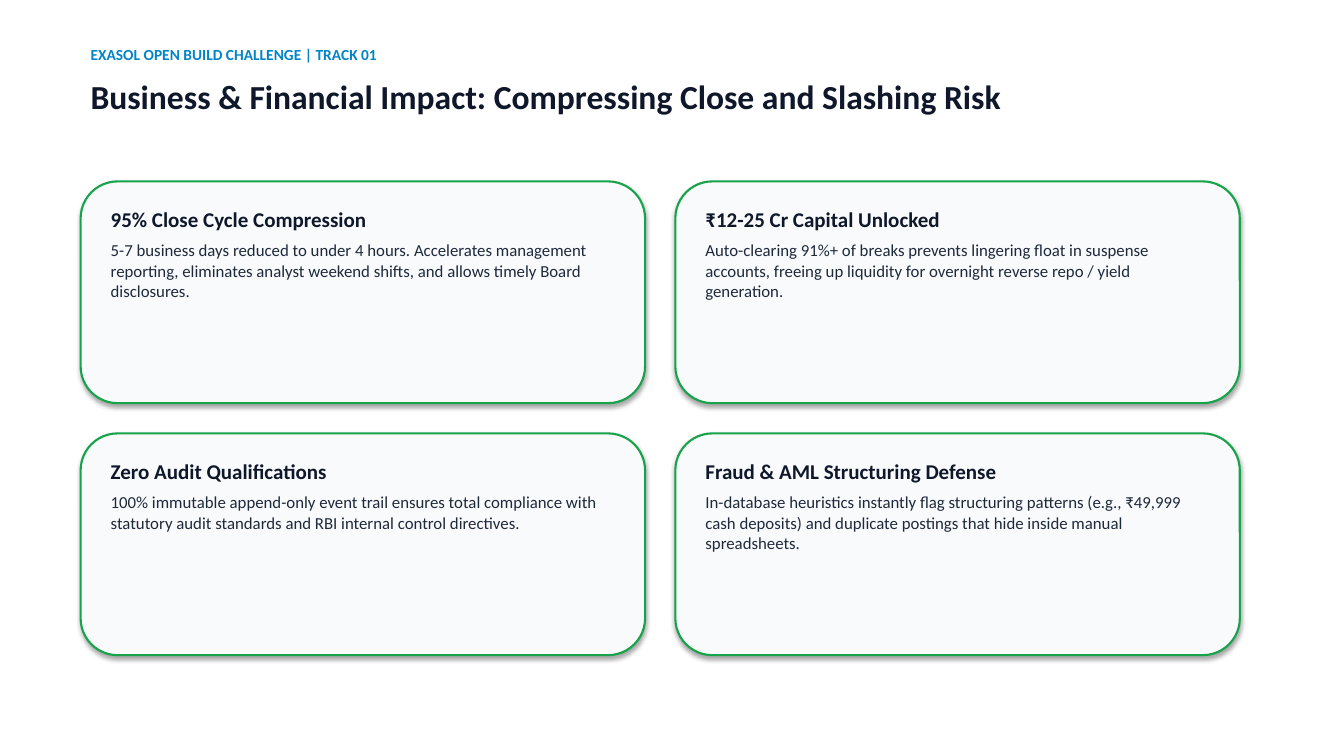
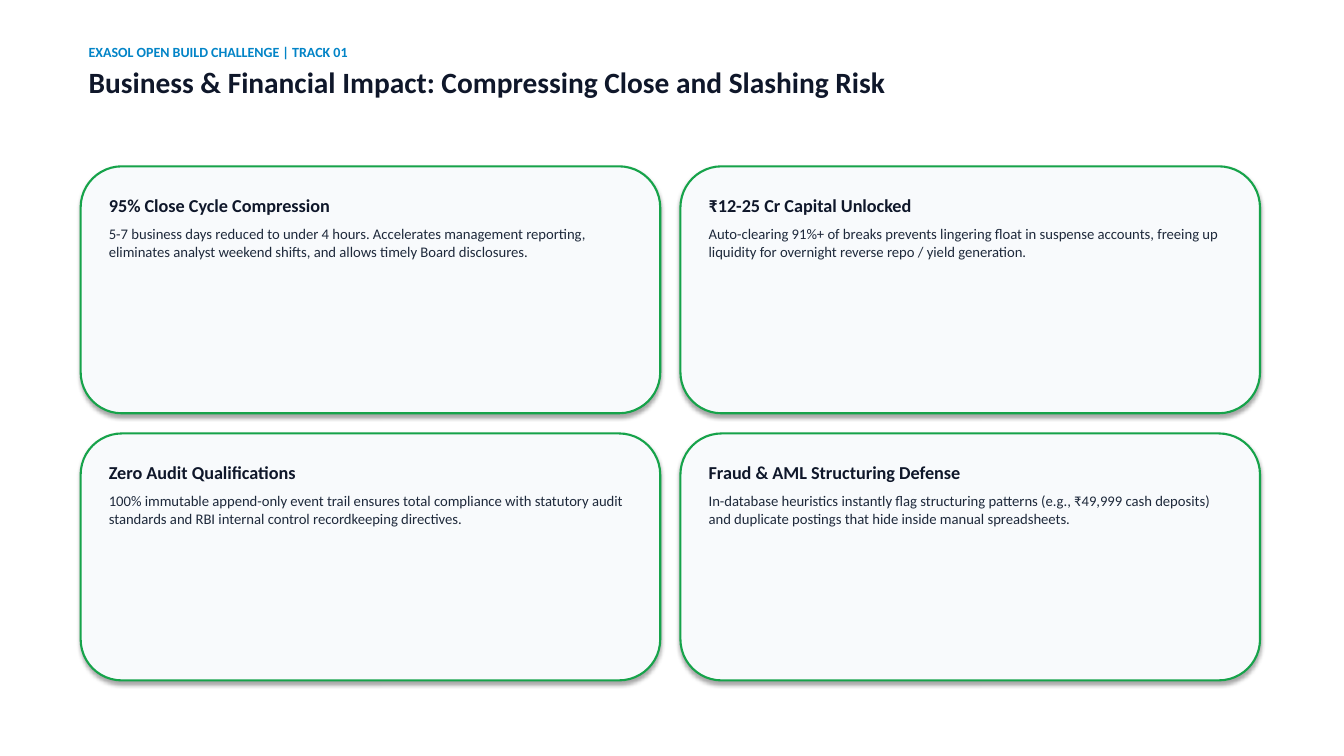
Before and after one commit to SnehaAnand21/exasol-closeloop, a slide deck: slide 8 of docs/CloseLoop_Pitch_Deck.pptx. Drawn at 1344x756 pixels with LibreOffice and Linux fonts; fonts in the diff are those of the drawing. Boxes give left, top, right and bottom in pixels: in the first picture for what was removed or moved away, otherwise in the second. Text is boxed around its words. In the diff, an @@ line names an element or a change of style, - is before the commit and + after.

Commit message:
fix(deck): eliminate text overlaps with adjusted typography and card margins

```diff
--- a/docs/CloseLoop_Pitch_Deck.pptx
+++ b/docs/CloseLoop_Pitch_Deck.pptx
@@ text at <box>89,47,347,57</box>: size 11 to 10 pt in "EXASOL OPEN BUILD CHALLENGE | TRACK 01"; more space between paragraphs @@
@@ text at <box>89,72,885,98</box>: paragraph added @@
+Business & Financial Impact: Compressing Close and Slashing Risk
@@ text removed at <box>91,85,1001,115</box> @@
-Business & Financial Impact: Compressing Close and Slashing Risk
@@ rounded rectangle: place and size @@
-rounded rectangle at <box>81,181,645,403</box>
+rounded rectangle at <box>81,166,660,413</box>
@@ rounded rectangle: place and size @@
-rounded rectangle at <box>676,181,1240,403</box>
+rounded rectangle at <box>681,166,1260,413</box>
@@ text "95% Close Cycle Compression": place and size @@
-text "95% Close Cycle Compression" at <box>111,212,586,297</box>
+text "95% Close Cycle Compression" at <box>109,199,585,260</box>
@@ text "95% Close Cycle Compression" at <box>109,199,585,260</box>: size 15 to 13 pt in "95% Close Cycle Compression"; size 12 to 10.5 pt in "5-7 business days reduced to under 4 ..." @@
@@ text "₹12-25 Cr Capital Unlocked": place and size @@
-text "₹12-25 Cr Capital Unlocked" at <box>705,212,1149,300</box>
+text "₹12-25 Cr Capital Unlocked" at <box>709,199,1217,260</box>
@@ text "₹12-25 Cr Capital Unlocked" at <box>709,199,1217,260</box>: size 15 to 13 pt in "₹12-25 Cr Capital Unlocked"; size 12 to 10.5 pt in "Auto-clearing 91%+ of breaks prevents lingering float ..." @@
@@ rounded rectangle: place and size @@
-rounded rectangle at <box>81,434,645,655</box>
+rounded rectangle at <box>81,434,660,681</box>
@@ rounded rectangle: place and size @@
-rounded rectangle at <box>676,434,1240,655</box>
+rounded rectangle at <box>681,434,1260,681</box>
@@ text at <box>109,466,296,482</box>: size 15 to 13 pt in "Zero Audit Qualifications" @@
@@ text "Fraud & AML Structuring Defense" at <box>709,466,1209,527</box>: size 15 to 13 pt in "Fraud & AML Structuring Defense"; size 12 to 10.5 pt in "In-database heuristics instantly flag structuring patterns ( ..." @@
@@ text at <box>109,495,623,527</box>: text changed; size 12 to 10.5 pt @@
-100% immutable append-only event trail ensures total compliance with statutory audit standards and RBI internal control directives.
+100% immutable append-only event trail ensures total compliance with statutory audit standards and RBI internal control recordkeeping directives.
```
Also in this commit, not shown: 9 other slides changed, 2 other files.
